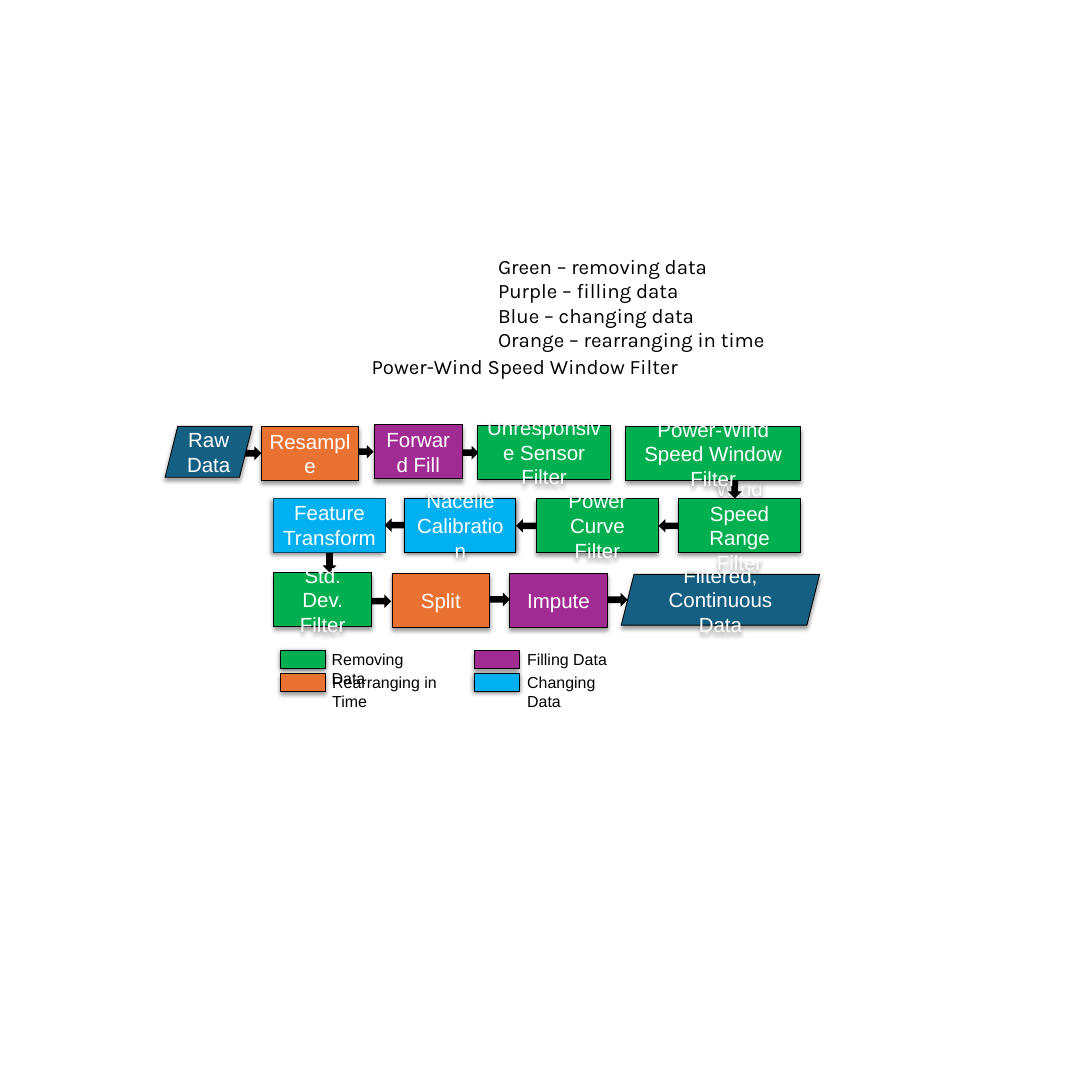
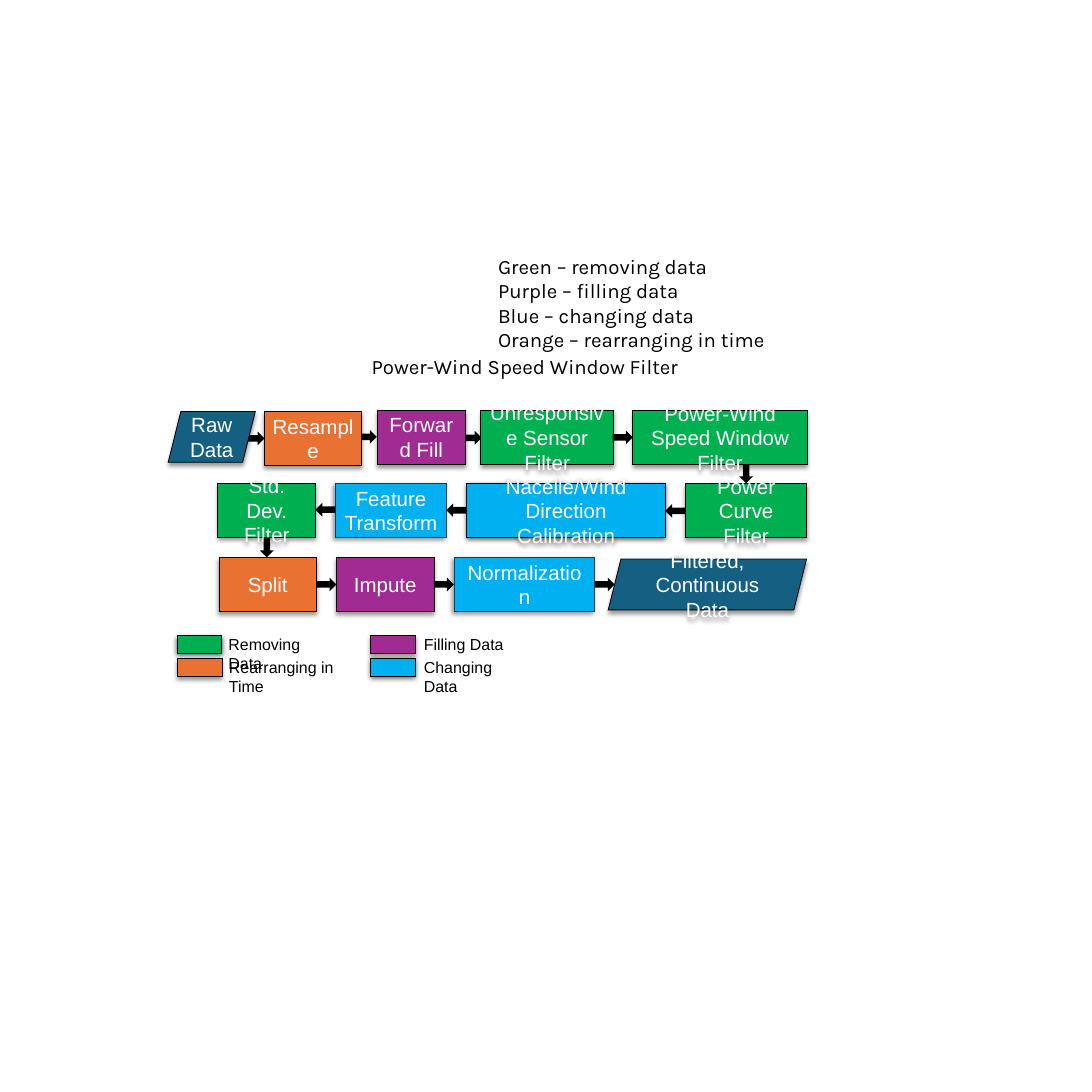
Before and after one commit to achenry/wind-forecasting, a slide deck: slide 2 of examples/figures/wind_forecasting_figs [Autosaved].pptx. Drawn at 1092x1092 pixels with LibreOffice and Linux fonts; fonts in the diff are those of the drawing. Boxes give left, top, right and bottom in pixels: in the first picture for what was removed or moved away, otherwise in the second. Text is boxed around its words. In the diff, an @@ line names an element or a change of style, - is before the commit and + after.

```diff
--- a/examples/figures/wind_forecasting_figs [Autosaved].pptx
+++ b/examples/figures/wind_forecasting_figs [Autosaved].pptx
@@ 4 rectangles, 3 right arrows, 1 parallelogram: place and size @@
-4 rectangles, 3 right arrows, 1 parallelogram at <box>165,425,800,481</box>
+4 rectangles, 3 right arrows, 1 parallelogram at <box>168,410,808,465</box>
@@ right arrow at <box>614,433,632,442</box>: rotation 180 to 0 degrees @@
@@ rectangle "Std. Dev. Filter": place and size @@
-rectangle "Std. Dev. Filter" at <box>274,573,371,627</box>
+rectangle "Std. Dev. Filter" at <box>218,483,315,537</box>
@@ rectangle "Nacelle/Wind Direction Calibration": place and size @@
-rectangle "Nacelle/Wind Direction Calibration" at <box>405,498,516,552</box>
+rectangle "Nacelle/Wind Direction Calibration" at <box>467,483,665,537</box>
@@ text in rectangle at <box>506,478,627,548</box>: text changed @@
-Nacelle Calibration
+Nacelle/Wind Direction Calibration
@@ rectangle "Power Curve Filter": place and size @@
-rectangle "Power Curve Filter" at <box>537,498,659,552</box>
+rectangle "Power Curve Filter" at <box>686,483,808,537</box>
@@ right arrow: place and size @@
-right arrow at <box>730,479,740,497</box>
+right arrow at <box>741,464,751,483</box>
@@ right arrow added at <box>317,505,335,514</box>, fill #000000, outline #000000 1.5 pt @@
@@ rectangle "Feature Transform": place and size @@
-rectangle "Feature Transform" at <box>274,498,385,552</box>
+rectangle "Feature Transform" at <box>336,483,447,537</box>
@@ right arrow: place and size @@
-right arrow at <box>386,520,404,530</box>
+right arrow at <box>447,505,465,515</box>
@@ right arrow: place and size @@
-right arrow at <box>518,521,536,531</box>
+right arrow at <box>667,506,685,516</box>
@@ rectangle removed at <box>679,498,801,552</box> @@
-Wind Speed Range Filter
@@ right arrow: place and size @@
-right arrow at <box>324,553,334,571</box>
+right arrow at <box>262,538,272,556</box>
@@ rectangle "Split": place and size @@
-rectangle "Split" at <box>392,573,490,628</box>
+rectangle "Split" at <box>219,558,316,612</box>
@@ rectangle "Impute": place and size @@
-rectangle "Impute" at <box>510,573,607,628</box>
+rectangle "Impute" at <box>337,558,434,612</box>
@@ rectangle added at <box>455,558,595,612</box>, fill #00B0F0, outline #07455D 0.75 pt, 18 pt, text #FFFFFF @@
+Normalization
@@ parallelogram "Filtered, Continuous Data": place and size @@
-parallelogram "Filtered, Continuous Data" at <box>622,574,820,625</box>
+parallelogram "Filtered, Continuous Data" at <box>609,559,807,609</box>
@@ right arrow: place and size @@
-right arrow at <box>372,596,390,606</box>
+right arrow at <box>317,580,335,590</box>
@@ right arrow: place and size @@
-right arrow at <box>491,595,509,605</box>
+right arrow at <box>435,580,453,590</box>
@@ right arrow: place and size @@
-right arrow at <box>609,595,627,605</box>
+right arrow at <box>596,580,614,590</box>
@@ 4 texts, 4 rectangles: place and size @@
-4 texts, 4 rectangles at <box>280,650,607,707</box>
+4 texts, 4 rectangles at <box>177,636,504,692</box>
```
Also in this commit, not shown: 1 other slide changed, 4 other files.
